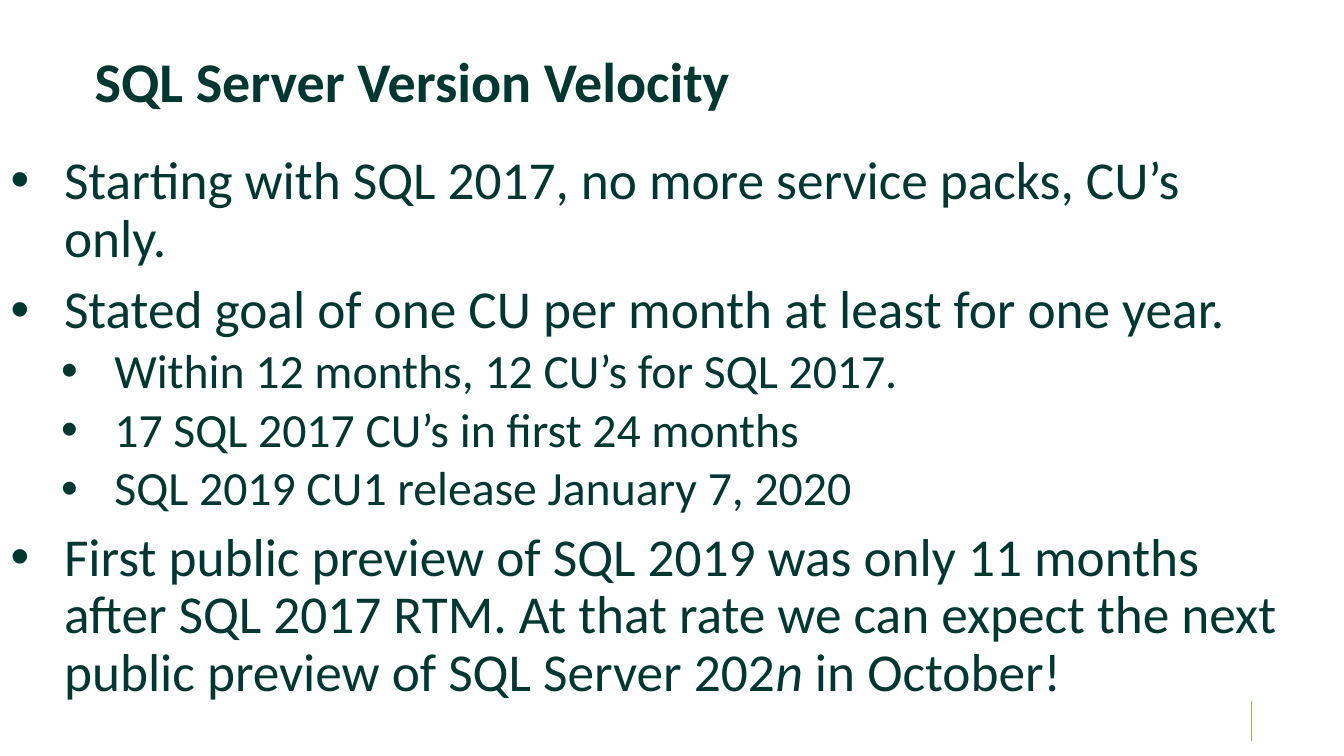
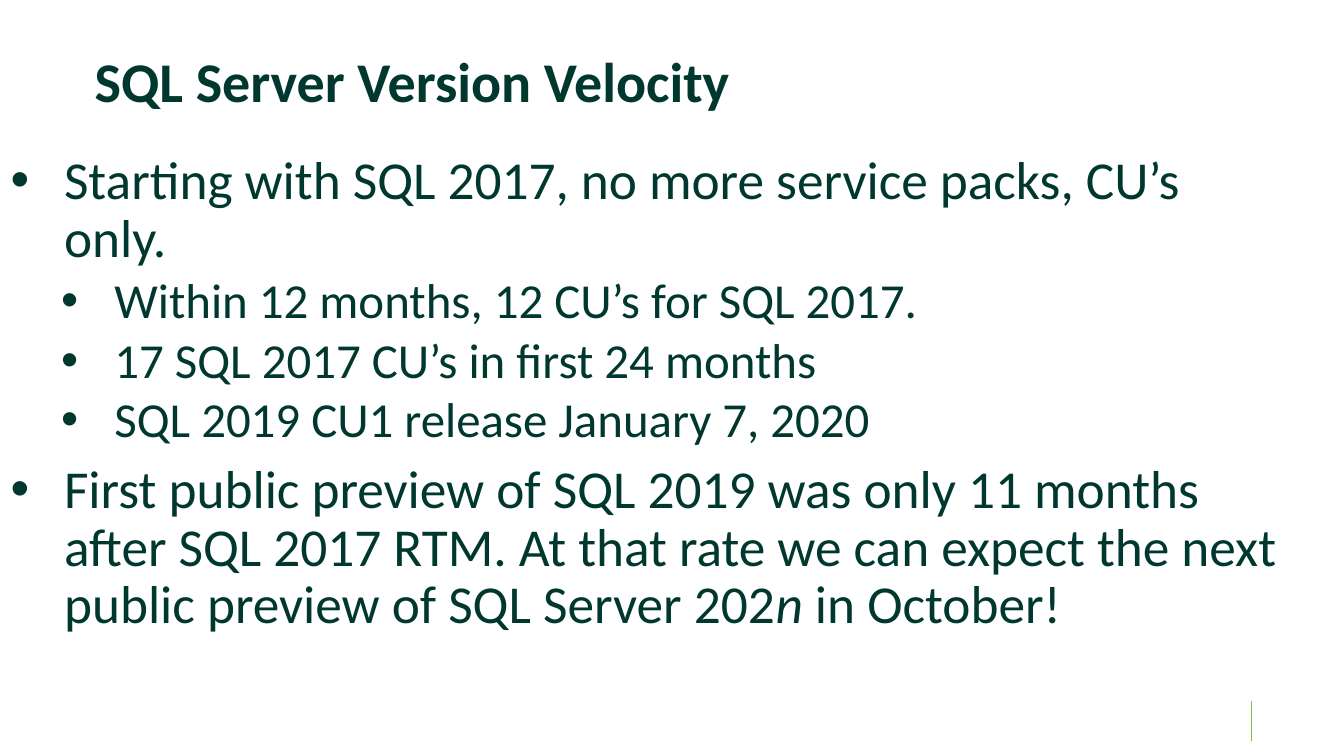
Before and after one commit to williamadba/Public-Presentations, a slide deck: slide 4 of Santa Fe SQL User Group/What's New in SQL 2019.pptx. Drawn at 1344x756 pixels with LibreOffice and Linux fonts; fonts in the diff are those of the drawing; background and template pictures are left out. Boxes give left, top, right and bottom in pixels: in the first picture for what was removed or moved away, otherwise in the second. Text is boxed around its words. In the diff, an @@ line names an element or a change of style, - is before the commit and + after.

```diff
--- a/Santa Fe SQL User Group/What's New in SQL 2019.pptx
+++ b/Santa Fe SQL User Group/What's New in SQL 2019.pptx
@@ text at (x1=64, y1=291, x2=1224, y2=337): paragraph removed @@
-• Stated goal of one CU per month at least for one year.
@@ text at (x1=114, y1=283, x2=917, y2=445): size 32.2 to 33 pt in "Within 12 months, 12 CU’s for SQL ...", "17 SQL 2017 CU’s in first 24 ...", "SQL 2019 CU1 release January 7, 2020" @@
```
